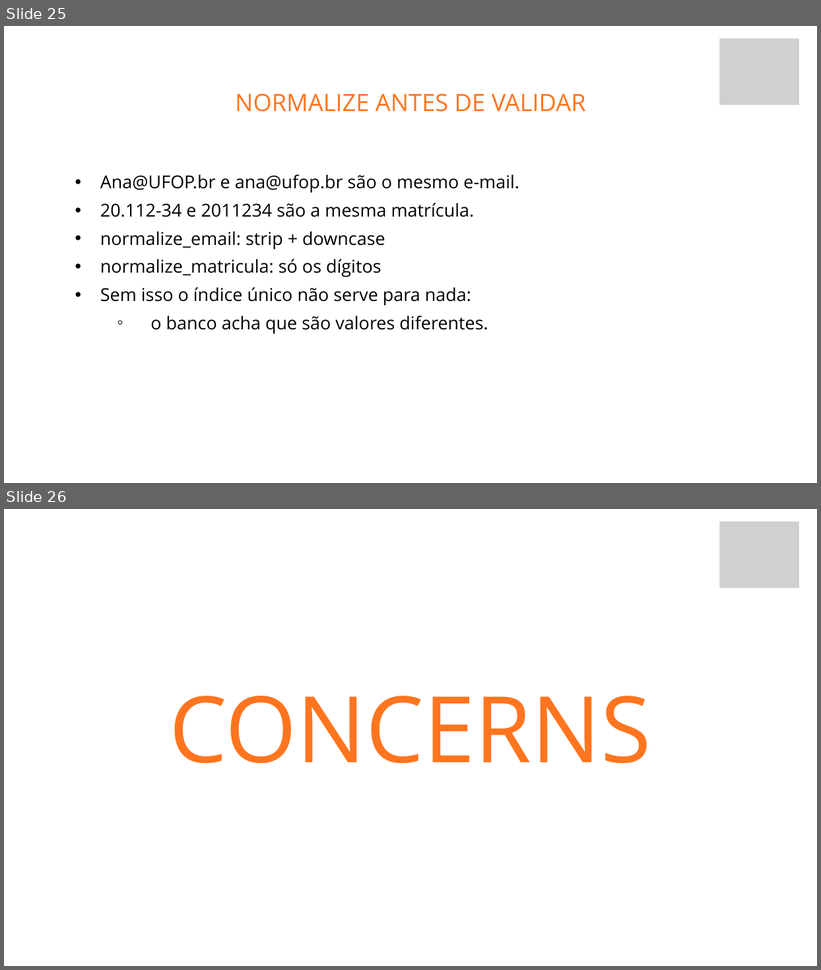
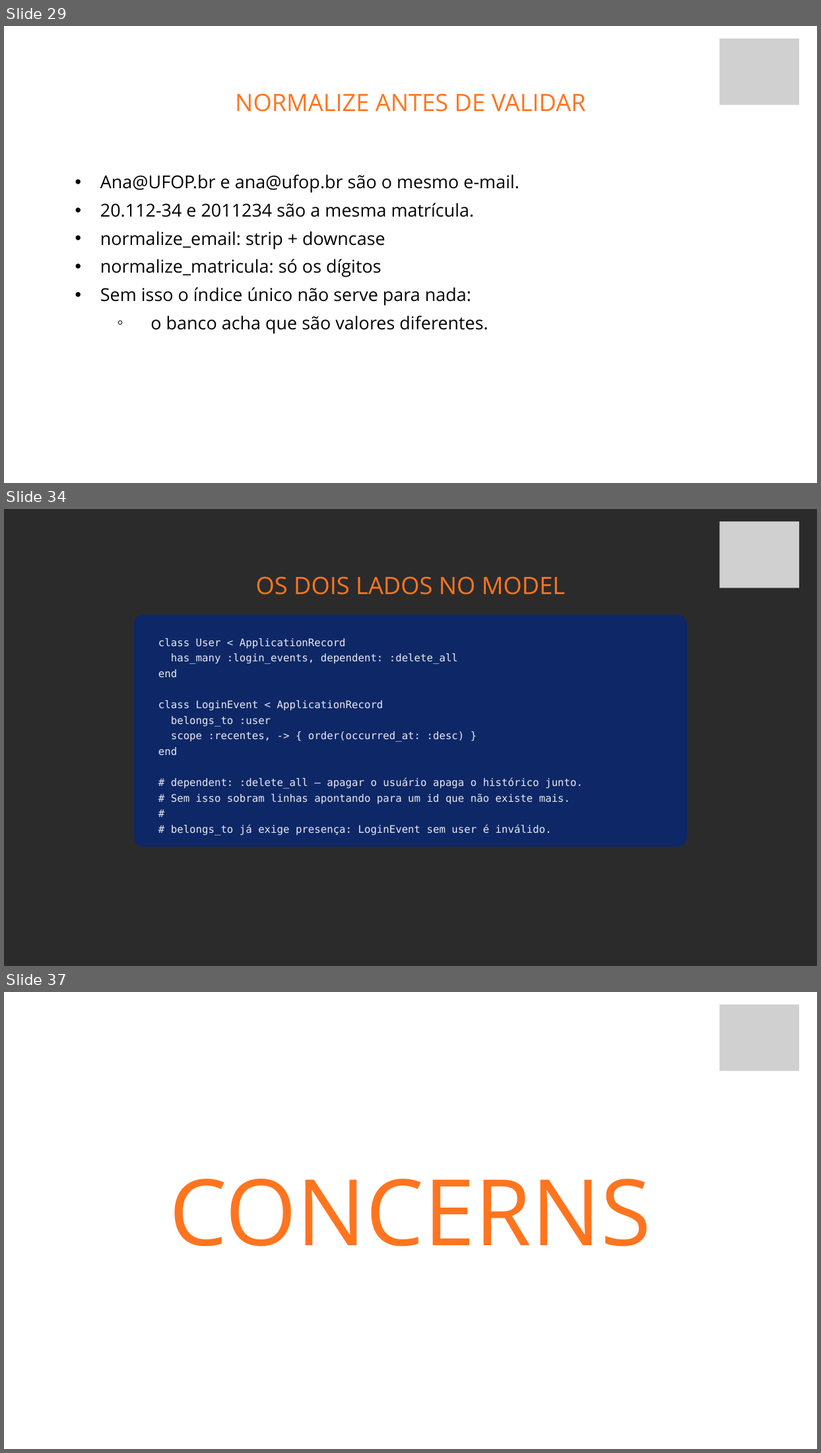
Before and after one commit to fabriciosiqueira08/capacitacao-gabarito, a slide deck: slides/build/aula-02-banco-de-dados-e-activerecord.pptx. Shown one above the other, each under a label of ours: slides 25 and 26 before the commit, slides 29, 34 and 37 after it; the slides between them are not shown. The pictures are 821x970 and 821x1453 pixels, drawn with LibreOffice and Linux fonts; fonts in the diff are those of the drawing; grey boxes stand for pictures; background and template pictures are left out; a plain dark background stands for a picture behind light text. Boxes give left, top, right and bottom in pixels: in the first picture for what was removed or moved away, otherwise in the second. Text is boxed around its words. In the diff, an @@ line names an element or a change of style, - is before the commit and + after.

```diff
--- a/slides/build/aula-02-banco-de-dados-e-activerecord.pptx
+++ b/slides/build/aula-02-banco-de-dados-e-activerecord.pptx
@@ slide 34 added at (4, 509, 817, 966), background picture (left out) @@
@@ picture added at (719, 522, 799, 588) @@
@@ text added at (256, 576, 565, 595), 42.4 pt, text #FF751F @@
+OS DOIS LADOS NO MODEL
@@ rounded rectangle added at (134, 615, 687, 847), fill #0E2766 @@
@@ text added at (158, 638, 583, 836), 18.4 pt, text #E6EAF2 @@
+class User < ApplicationRecord
+has_many :login_events, dependent: :delete_all
+end
+class LoginEvent < ApplicationRecord
+belongs_to :user
+scope :recentes, -> { order(occurred_at: :desc) }
+end
+# dependent: :delete_all — apagar o usuário apaga o histórico junto.
+# Sem isso sobram linhas apontando para um id que não existe mais.
+#
+# belongs_to já exige presença: LoginEvent sem user é inválido.
@@ what was slide 25 is now slide 29 @@
@@ what was slide 26 is now slide 37 @@
```
Also in this commit, not shown: 10 other slides added, 25 other files.
